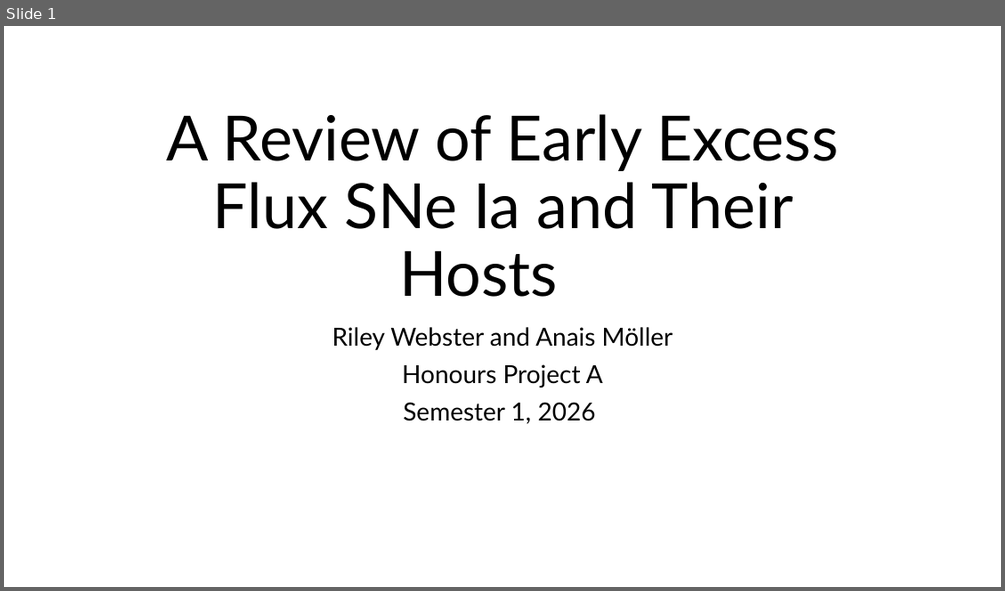
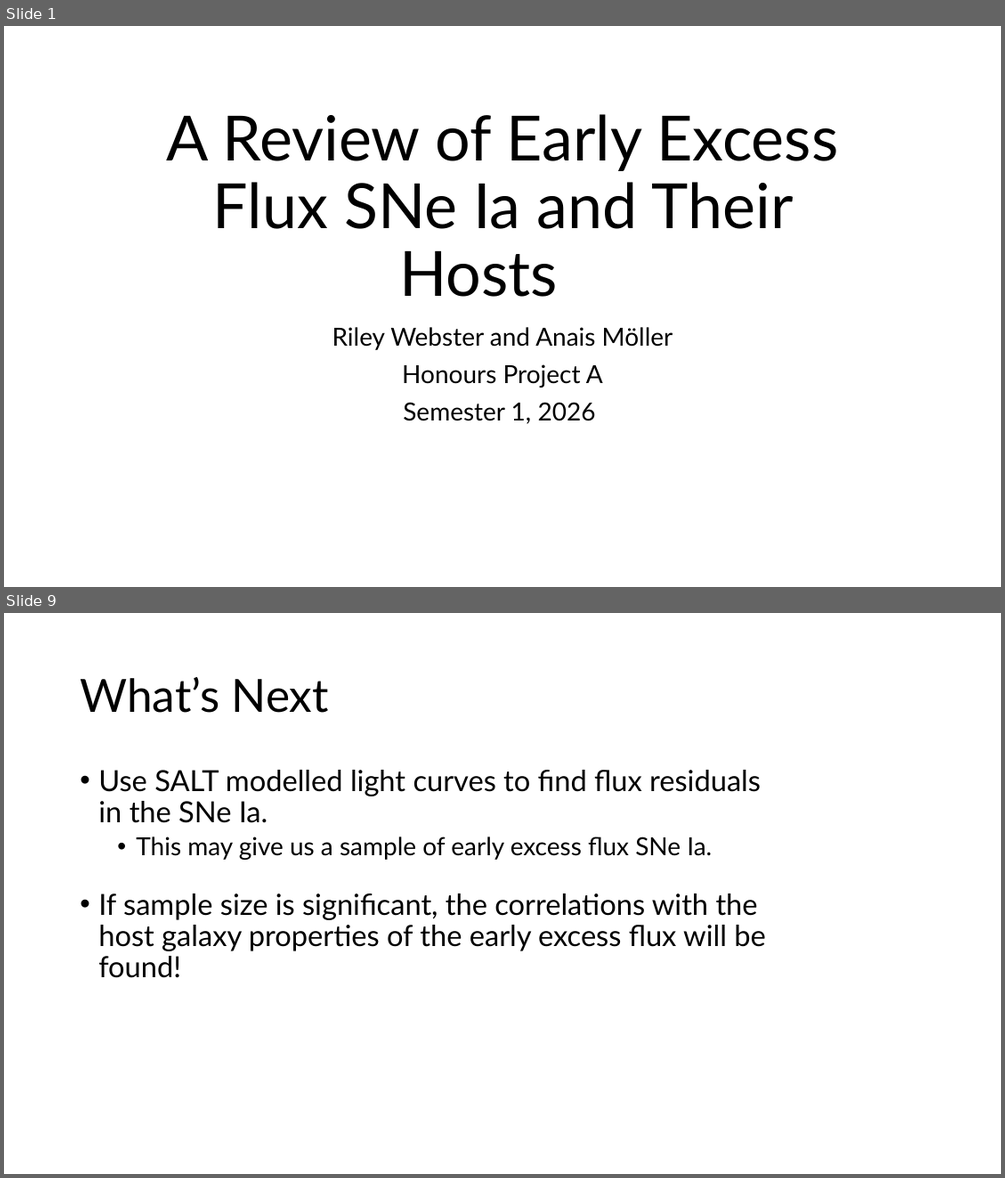
Before and after one commit to Webd0g/Honours_Project, a slide deck: Oral_presentation/Oral_Presentation.pptx. Shown one above the other, each under a label of ours: slide 1 before the commit, slides 1 and 9 after it; the slides between them are not shown. The pictures are 1005x591 and 1005x1178 pixels, drawn with LibreOffice and Linux fonts; fonts in the diff are those of the drawing; background and template pictures are left out. Boxes give left, top, right and bottom in pixels: in the first picture for what was removed or moved away, otherwise in the second. Text is boxed around its words. In the diff, an @@ line names an element or a change of style, - is before the commit and + after.

```diff
--- a/Oral_presentation/Oral_Presentation.pptx
+++ b/Oral_presentation/Oral_Presentation.pptx
@@ slide 9 added at <box>4,613,1001,1174</box>, background picture (left out) @@
@@ title added at <box>80,677,329,713</box>, 44 pt, text #000000 @@
+What’s Next
@@ text added at <box>98,770,760,860</box>, 28 pt, text #000000 @@
+• Use SALT modelled light curves to find flux residuals in the SNe Ia.
+  • This may give us a sample of early excess flux SNe Ia.
@@ text added at <box>98,893,766,978</box>, 28 pt, text #000000 @@
+• If sample size is significant, the correlations with the host galaxy properties of the early excess flux will be found!
```
Also in this commit, not shown: 4 slides changed, 3 other slides added, 8 slides removed, 12 other files.
